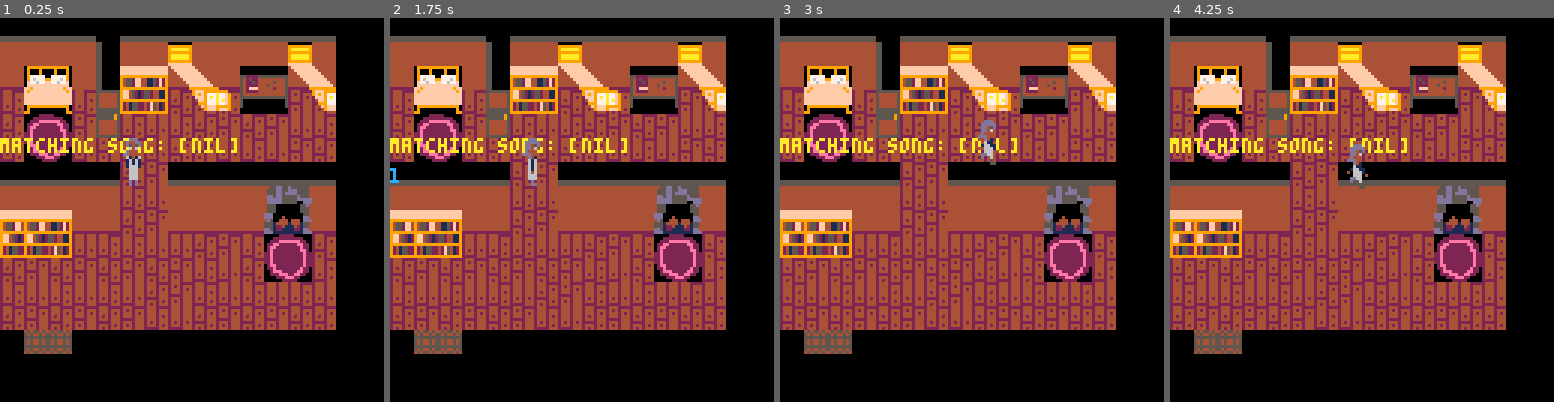
Above: before the commit, frames 1-4 (left to right).
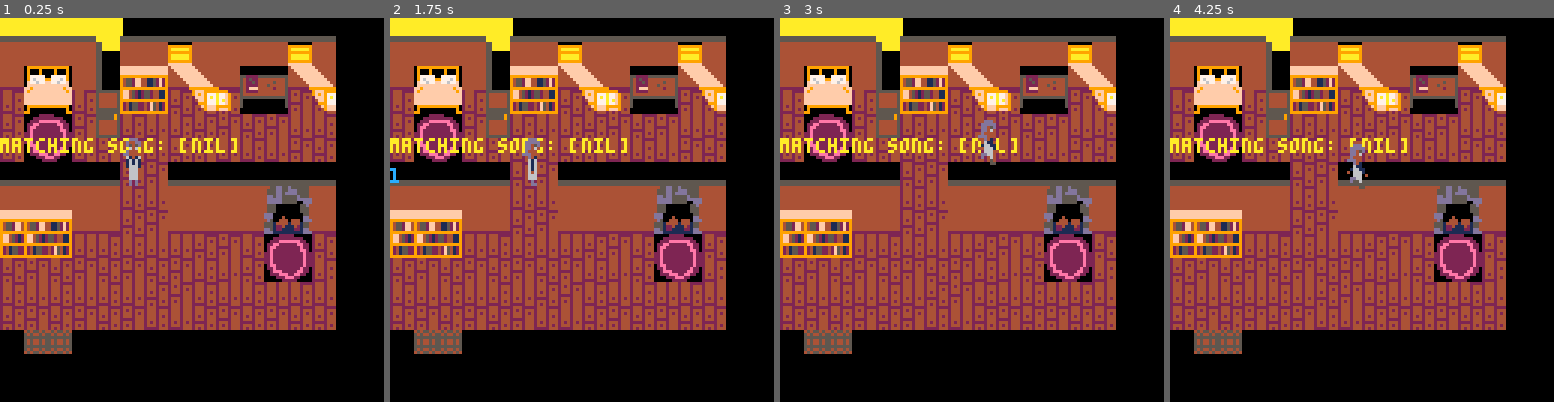
Above: after the commit, the same moments.

Repository: jamala/ggj-homesong
Game: PICO-8 cartridge homesong.p8
The game is run twice, just before and just after one commit, with the same random seed, the same clock (stepped at 60 frames per second) and the same inputs.
Inputs:
- Up to frame 1 (0.25 s): no input
- Up to frame 2 (1.75 s): tap X (X key) at 0.33, 1.07 s; tap O (Z key) at 0.7, 1.7 s; hold Right from 1.6 s (still down)
- Up to frame 3 (3 s): tap X (X key) at 1.85, 2.97 s; release Right at 2.1 s; tap O (Z key) at 2.1, 2.5, 2.9 s; hold Up 2.15-2.42 s; hold Right from 2.47 s (still down)
- Up to frame 4 (4.25 s): release Right at 3.03 s; hold Left 3.08-3.58 s; tap O (Z key) at 3.3, 3.7, 4.1 s; hold Down 3.63-3.97 s; hold Right from 4.02 s (still down); tap X (X key) at 4.08 s

The runs differ from the first frame. In frame 1, 1.7% of the frame differs, in the area x 0-33%, y 0-9%; in frame 2, 1.7%; in frame 3, 1.7%; in frame 4, 1.7%.

Commit message:
set camera, draw rect and make music more disgusting

Diff:
--- a/homesong.p8
+++ b/homesong.p8
@@ -106,13 +106,18 @@
 
 function _draw()
  cls()
+ camera()
+
+  rectfill(0,0,40,10)
+
  if inside then
   map(0,0,0,0,14,14)
-  camera()
  else
+  camera(player.x-64,player.y-64)
   map(16,1,0,0,100,100)
- 	camera(player.x-64,player.y-64)
- end
+ end
+
+
  print ("matching song: ",0,40,10)
  print (match,60,40,10)
  for i = 1,#notes do
@@ -254,7 +259,7 @@
 end
 
 function musichigh()
- setvol(4,7)
+ setvol(4,4)
  setvol(5,3)
  setvol(6,3)
  setvol(7,2)
Not shown, changed: the sound effects (__sfx__) section of homesong.p8
